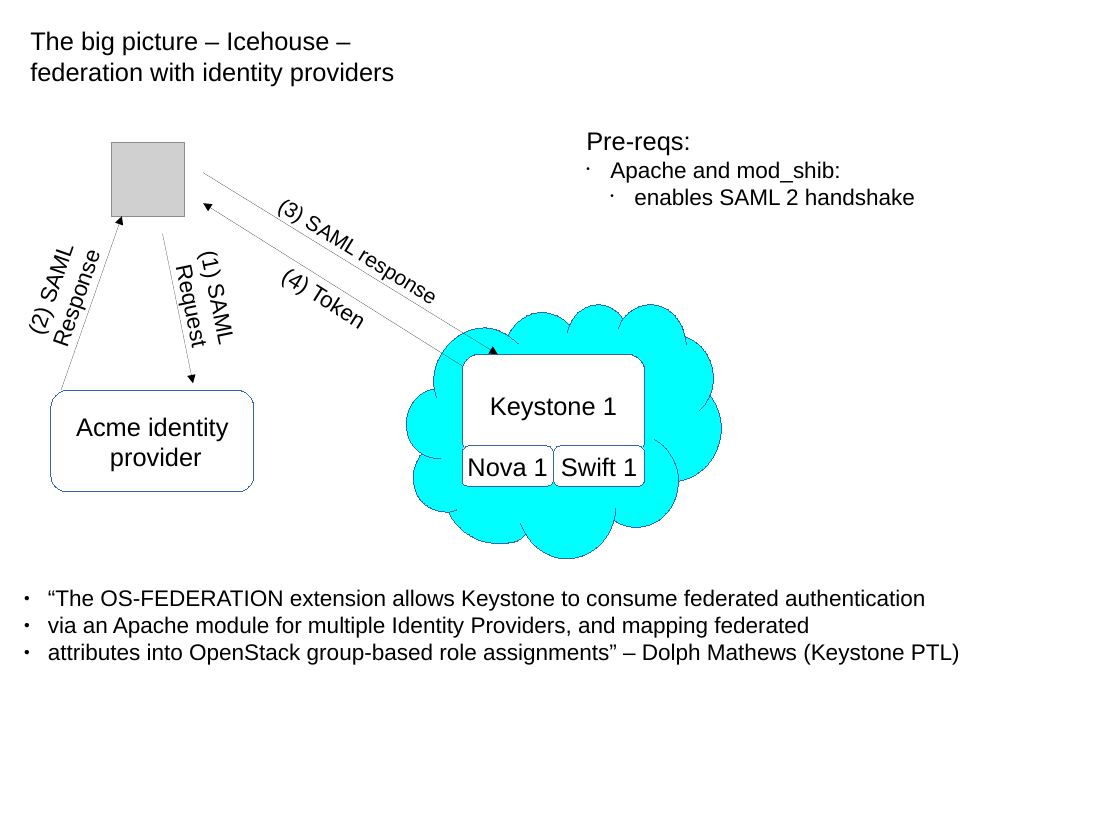
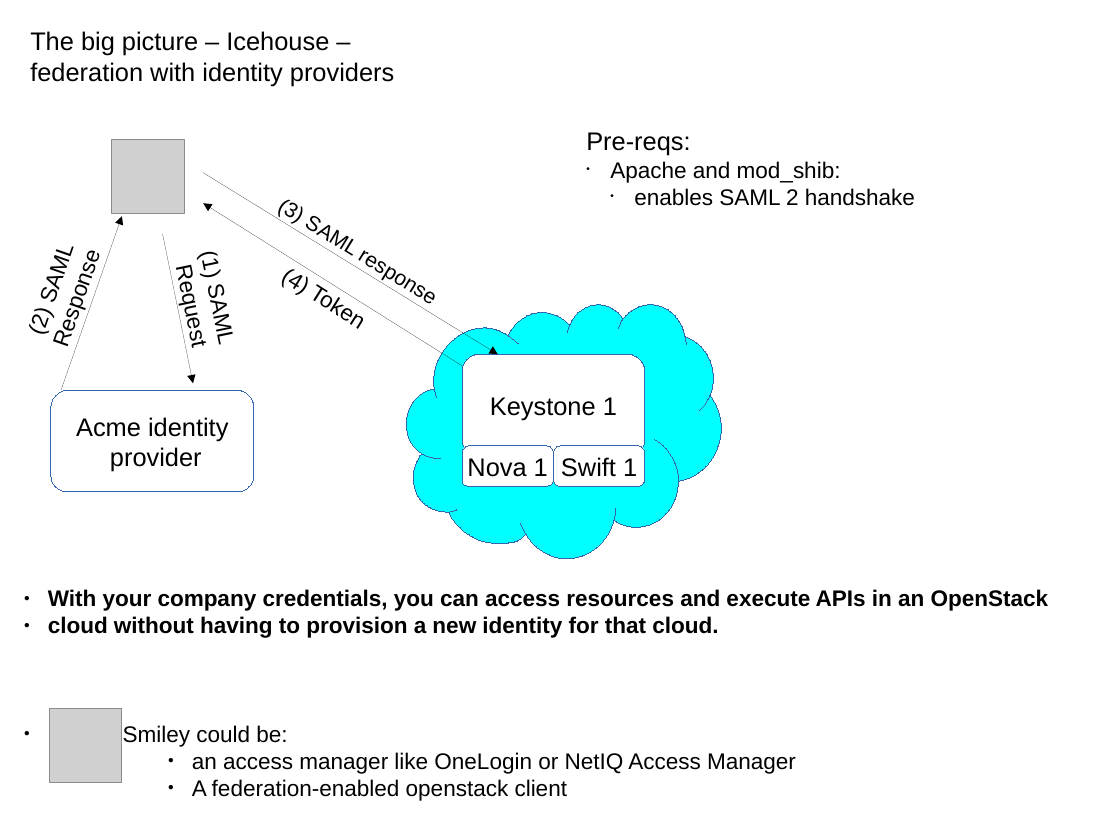
Before and after one commit to joesavak/OpenStackFederation, a slide deck: slide 7 of os-federation.odp (slide 6 before the commit). Drawn at 1120x840 pixels with LibreOffice and Linux fonts; fonts in the diff are those of the drawing; grey boxes stand for pictures. Boxes give left, top, right and bottom in pixels: in the first picture for what was removed or moved away, otherwise in the second. Text is boxed around its words. In the diff, an @@ line names an element or a change of style, - is before the commit and + after.

```diff
--- a/os-federation.odp
+++ b/os-federation.odp
@@ text removed at (48,589,960,665) @@
-  ● “The OS-FEDERATION extension allows Keystone to consume federated authentication
-  ● via an Apache module for multiple Identity Providers, and mapping federated
-  ● attributes into OpenStack group-based role assignments” – Dolph Mathews (Keystone PTL)
@@ text added at (48,589,1049,801), 16 pt, text #000000, bold @@
+  ● With your company credentials, you can access resources and execute APIs in an OpenStack
+  ● cloud without having to provision a new identity for that cloud.
+  ● Smiley could be:
+              ● an access manager like OneLogin or NetIQ Access Manager
+              ● A federation-enabled openstack client
@@ picture added at (50,708,122,783) @@
```
Also in this commit, not shown: 5 other slides changed, 1 slide added.
